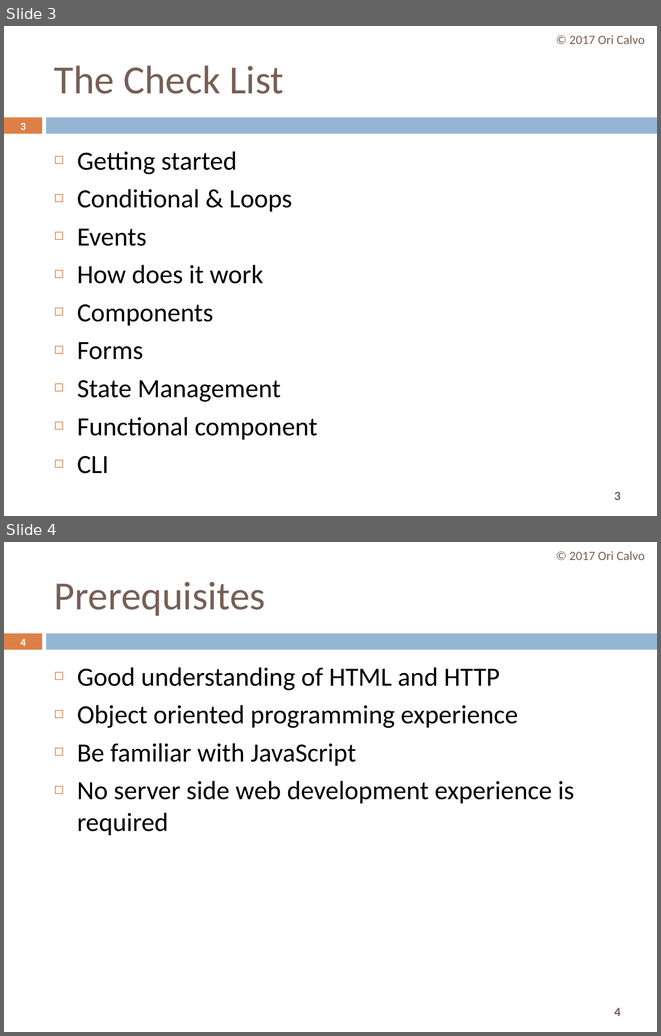
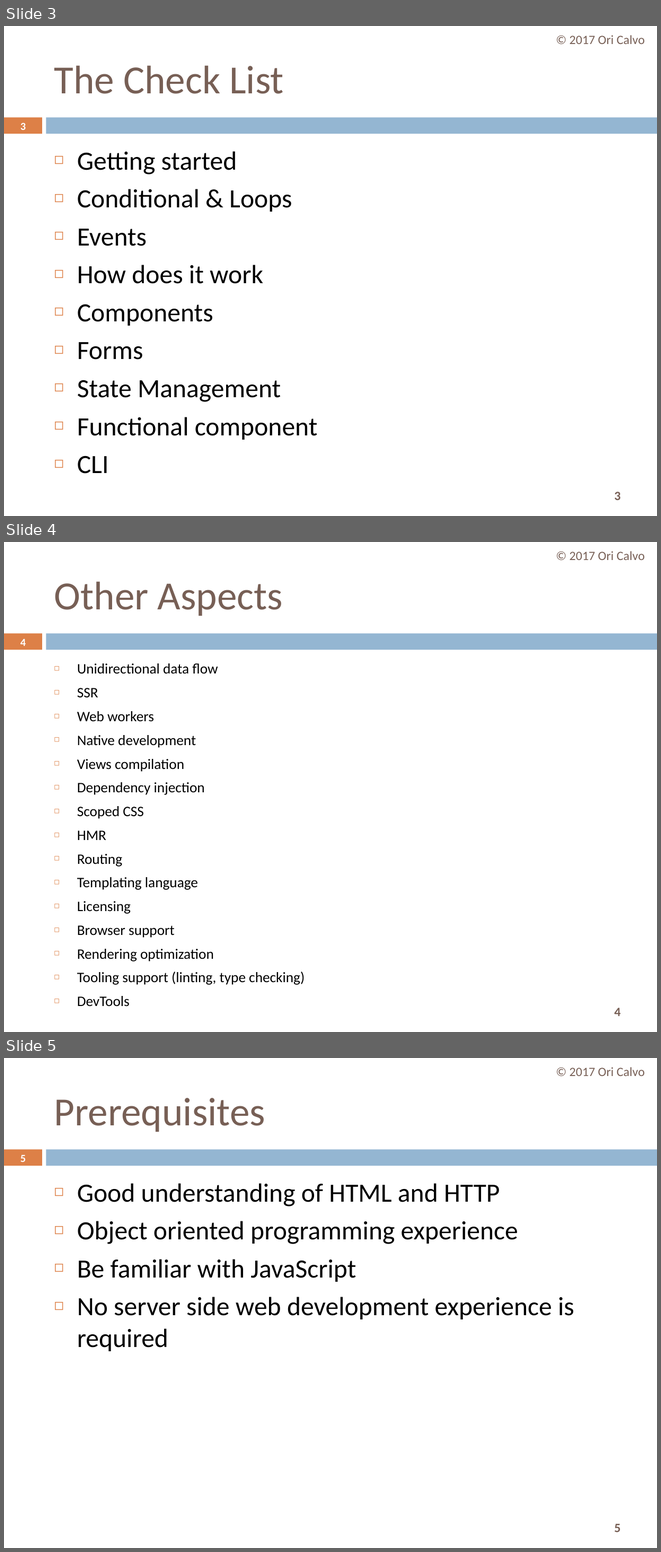
Before and after one commit to oricalvo/course-framework-battle, a slide deck: PPTs/00 Introduction.pptx. Shown one above the other, each under a label of ours: slides 3 and 4 before the commit, slides 3, 4 and 5 after it. The pictures are 661x1036 and 661x1552 pixels, drawn with LibreOffice and Linux fonts; fonts in the diff are those of the drawing. Boxes give left, top, right and bottom in pixels: in the first picture for what was removed or moved away, otherwise in the second. Text is boxed around its words. In the diff, an @@ line names an element or a change of style, - is before the commit and + after.

Commit message:
more

```diff
--- a/PPTs/00 Introduction.pptx
+++ b/PPTs/00 Introduction.pptx
@@ slide 4 added at box(4, 542, 657, 1032), background #FFFFFF; not listed: 3 template elements that a slide beside it also shows @@
@@ text added at box(570, 551, 645, 560), 14 pt, text #775F55 @@
+© 2017 Ori Calvo
@@ title added at box(54, 581, 283, 616), 44 pt, text #775F55 @@
+Other Aspects
@@ page number added at box(20, 639, 26, 646), 11.9 pt, text #FFFFFF, bold @@
+4
@@ text added at box(77, 663, 305, 985), 16 pt, text #000000 @@
+◻ Unidirectional data flow
+◻ SSR
+◻ Web workers
+◻ Native development
+◻ Views compilation
+◻ Dependency injection
+◻ Scoped CSS
+◻ HMR
+◻ Routing
+◻ Templating language
+◻ Licensing
+◻ Browser support
+◻ Rendering optimization
+◻ Tooling support (linting, type checking)
+◻ DevTools
@@ what was slide 4 is now slide 5 @@
@@ page number at box(20, 1155, 26, 1162): text changed @@
-4
+5
@@ page number at box(614, 1523, 620, 1532): text changed @@
-4
+5
```
